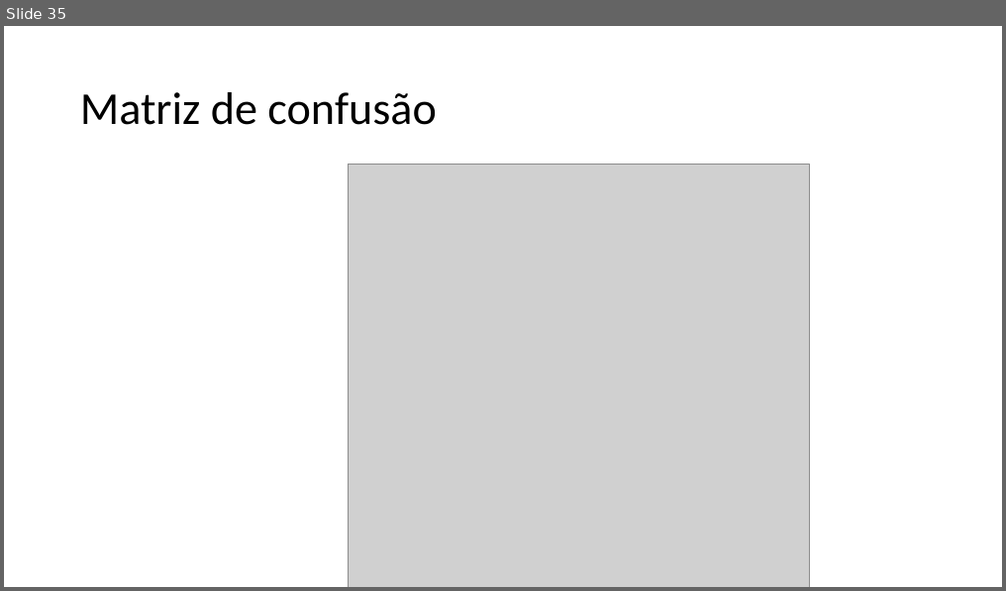
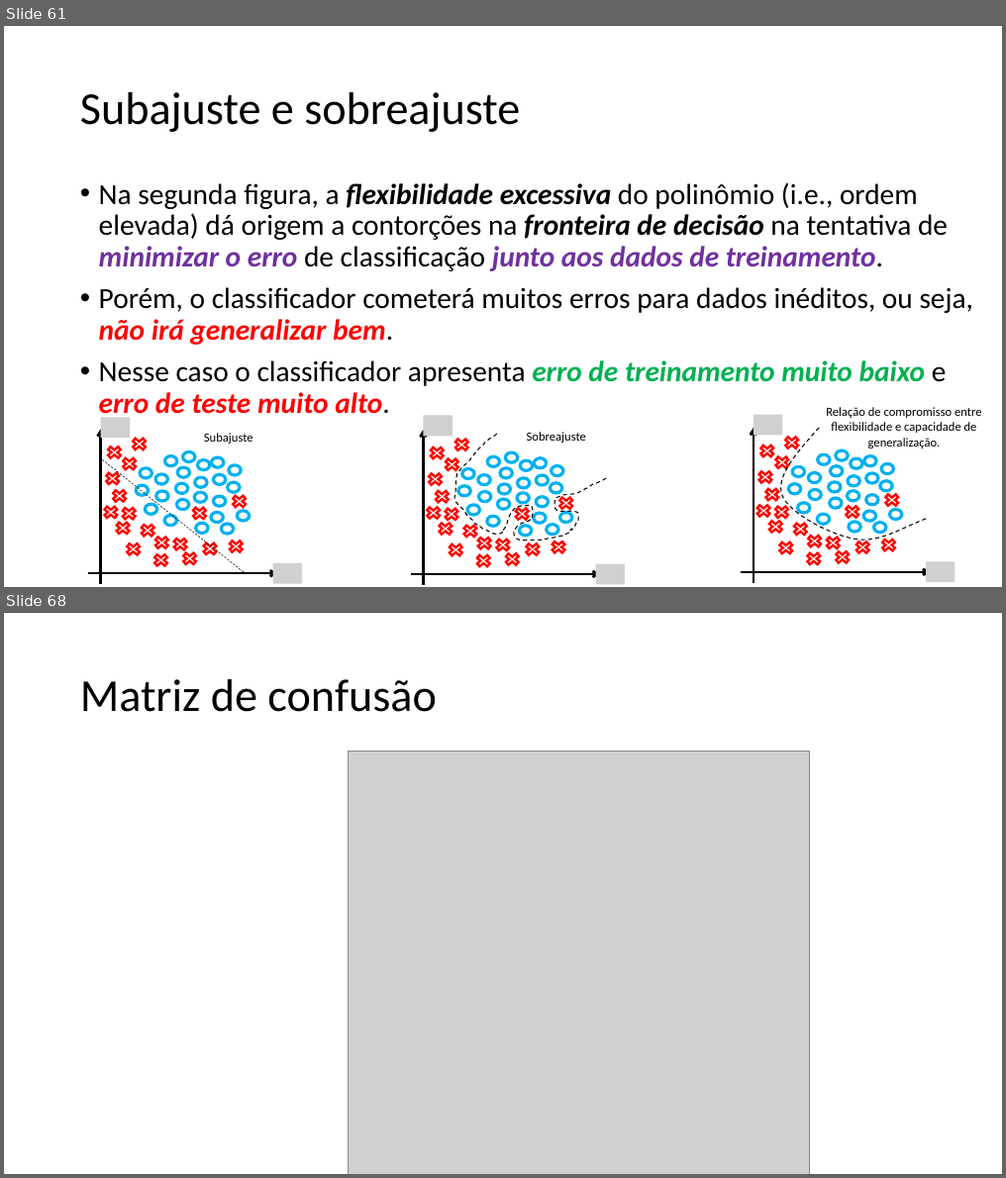
Before and after one commit to zz4fap/c24_inteligencia_artificial, a slide deck: slides/C24_Classificação.pptx. Shown one above the other, each under a label of ours: slide 35 before the commit, slides 61 and 68 after it; the slides between them are not shown. The pictures are 1006x591 and 1006x1178 pixels, drawn with LibreOffice and Linux fonts; fonts in the diff are those of the drawing; grey boxes stand for pictures. Boxes give left, top, right and bottom in pixels: in the first picture for what was removed or moved away, otherwise in the second. Text is boxed around its words. In the diff, an @@ line names an element or a change of style, - is before the commit and + after.

Commit message:
update of slides

```diff
--- a/slides/C24_Classificação.pptx
+++ b/slides/C24_Classificação.pptx
@@ slide 61 added at [4,26,1002,587], background #FFFFFF @@
@@ title added at [80,92,520,132], 44 pt, text #000000 @@
+Subajuste e sobreajuste
@@ text added at [99,182,974,421], 28 pt, text #000000 @@
+• Na segunda figura, a flexibilidade excessiva do polinômio (i.e., ordem elevada) dá origem a contorções na fronteira de decisão na tentativa de minimizar o erro de classificação junto aos dados de treinamento.
+• Porém, o classificador cometerá muitos erros para dados inéditos, ou seja, não irá generalizar bem.
+• Nesse caso o classificador apresenta erro de treinamento muito baixo e erro de teste muito alto.
@@ group added at [742,407,981,583]: 23 ellipses, 18 crosses, 2 arrows, 2 pictures, 1 freeform shape, 1 text @@
+Relação de compromisso entre flexibilidade e capacidade de generalização.
@@ text added at [204,433,253,444], 12 pt, text #000000 @@
+Subajuste
@@ group added at [411,415,625,585]: 23 ellipses, 18 crosses, 2 arrows, 2 pictures, 1 freeform shape @@
@@ text added at [527,432,586,443], 12 pt, text #000000 @@
+Sobreajuste
@@ group added at [88,417,302,585]: 23 ellipses, 18 crosses, 2 arrows, 2 pictures, 1 line @@
@@ what was slide 35 is now slide 68 @@
```
Also in this commit, not shown: 32 other slides added.
